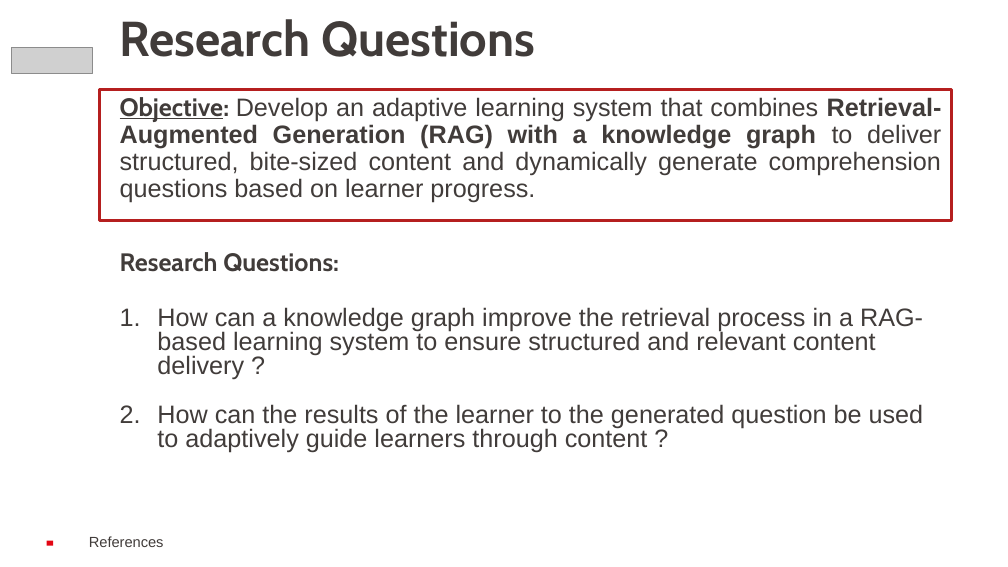
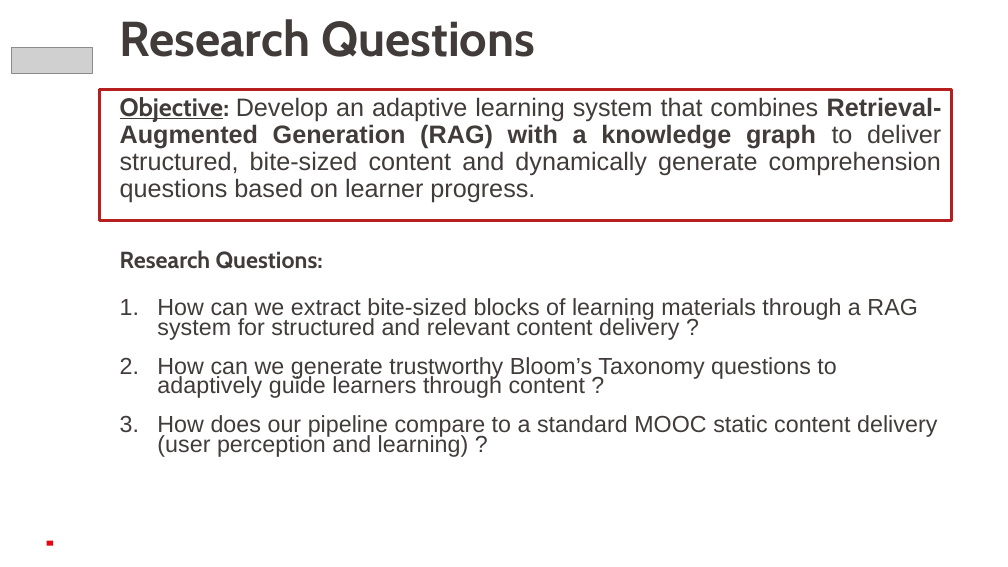
Before and after one commit to schole-ai/content-delivery, a slide deck: slide 4 of proposal_presentation_yannis.pptx. Drawn at 1008x567 pixels with LibreOffice and Linux fonts; fonts in the diff are those of the drawing; grey boxes stand for pictures; background and template pictures are left out. Boxes give left, top, right and bottom in pixels: in the first picture for what was removed or moved away, otherwise in the second. Text is boxed around its words. In the diff, an @@ line names an element or a change of style, - is before the commit and + after.

```diff
--- a/proposal_presentation_yannis.pptx
+++ b/proposal_presentation_yannis.pptx
@@ text at (120, 250, 323, 269): size 18 to 16.6 pt in "Research Questions:"; line spacing 0.8 to 0.7 @@
@@ text at (157, 298, 937, 457): text changed; size 18 to 16.6 pt @@
-1. How can a knowledge graph improve the retrieval process in a RAG-based learning system to ensure structured and relevant content delivery ?
-2. How can the results of the learner to the generated question be used to adaptively guide learners through content ?
+1. How can we extract bite-sized blocks of learning materials through a RAG system for structured and relevant content delivery ?
+2. How can we generate trustworthy Bloom’s Taxonomy questions to adaptively guide learners through content ?
+3. How does our pipeline compare to a standard MOOC static content delivery (user perception and learning) ?
@@ text removed at (89, 536, 164, 547) @@
-References
```
Also in this commit, not shown: 4 other slides changed, 8 other files.
